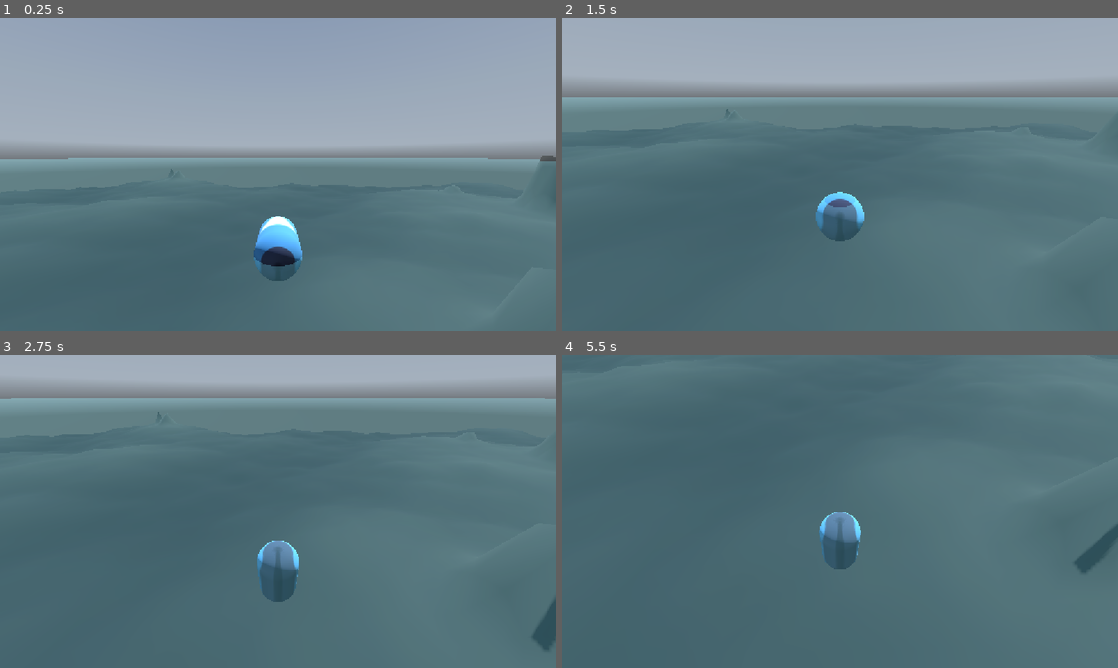
Above: before the commit, frames 1-4 (two rows, left to right).
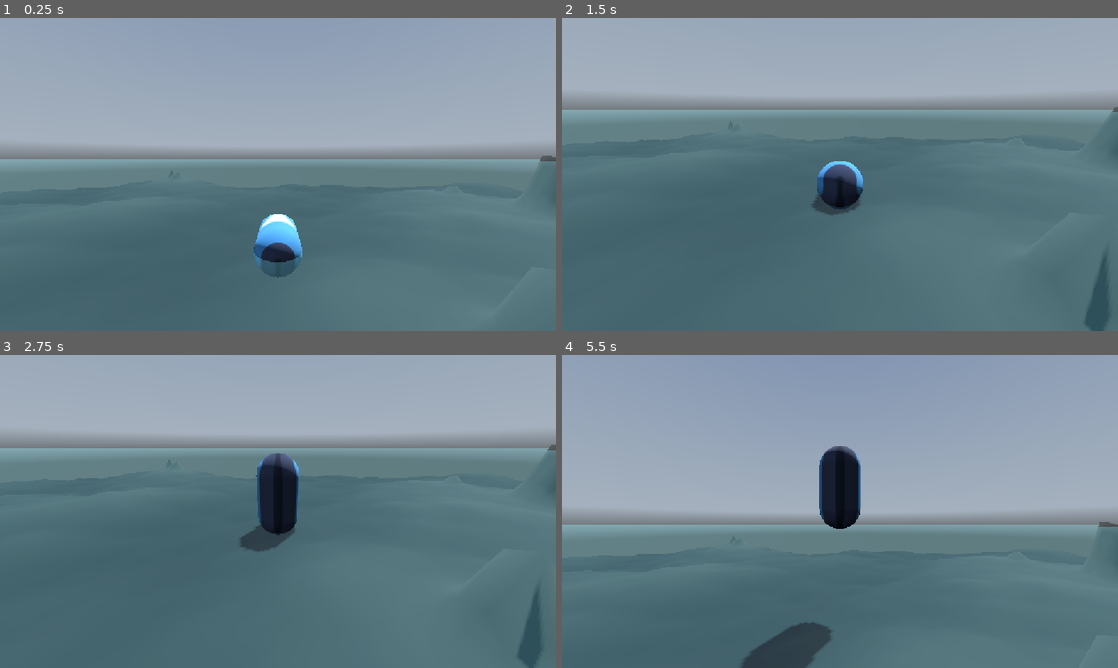
Above: after the commit, the same moments.

Repository: JanWack/untitled_underwater_game
Game: Godot game, scene res://scenes/test_map.tscn
Two runs of this game, one before a commit and one after it. Both use one fixed random seed, a clock stepped at 60 frames per second and the inputs below. The engine's default icon, where the game draws it, is replaced by a stand-in: a white triangle on a blue panel in a dark square. A sky picture missing from this copy of the repository is replaced by a grey-blue gradient.
Inputs (mouse positions are in pixels of both pictures, inside the frame that each line leads up to):
- Up to frame 1 (0.25 s): no input
- Up to frame 2 (1.5 s): move the mouse to (867, 174) at 0.52 s; hold Right mouse button (break) 0.53-1.28 s; hold W (up) from 0.53 s (still down); move the mouse to (812, 174) at 1.27 s; click (812, 174) at 1.35 s
- Up to frame 3 (2.75 s): keep holding W (up); move the mouse to (289, 505) at 2.02 s; hold Right mouse button (break) from 2.03 s (still down)
- Up to frame 4 (5.5 s): keep holding W (up); move the mouse to (834, 517) at 2.77 s; release Right mouse button (break) at 2.78 s; click (834, 517) at 2.85 s; move the mouse to (878, 514) at 3.52 s; hold Right mouse button (break) 3.53-4.28 s; move the mouse to (795, 508) at 4.27 s; click (795, 508) at 4.35 s; move the mouse to (845, 511) at 5.02 s; hold Right mouse button (break) from 5.03 s (still down)

The runs differ from the first frame. In frame 1, 1.0% of the frame differs, in the area x 12-100%, y 44-84%; in frame 2, 8.8%; in frame 3, 26%; in frame 4, 61%, in the area x 0-100%, y 0-100%.

Commit message:
Smoothing

Diff:
--- a/untitled-underwater-game/scenes/follow_cam.tscn
+++ b/untitled-underwater-game/scenes/follow_cam.tscn
@@ -4,3 +4,4 @@
 
 [node name="FollowCam" type="Camera3D" unique_id=2038270964]
 script = ExtResource("1_ig783")
+hight_diff = 1.5
--- a/untitled-underwater-game/scripts/submarine.gd
+++ b/untitled-underwater-game/scripts/submarine.gd
@@ -2,14 +2,21 @@
 class_name Submarine
 
 const SPEED: float = 4.0
-const TURN_SPEED: float = 0.01
+const ACCELERATION: float = 2.0
+const TURN_SPEED: float = 1.0
+const TURN_ACCELERATION: float = 2.0
+
+var forward_speed: float = 0.0
+var turn_velocity: Vector2 = Vector2.ZERO
 
 func _physics_process(delta: float) -> void:
-	var input_dir: Vector2 = Input.get_vector("left", "right", "up", "down") * TURN_SPEED
-	if input_dir:
-		rotate_y(-input_dir.x)
-		rotate_object_local(Vector3.RIGHT, input_dir.y)
-		rotation.x = clamp(rotation.x, deg_to_rad(-85), deg_to_rad(85))
+	var input_dir: Vector2 = Input.get_vector("left", "right", "up", "down")
+	var target_turn: Vector2 = input_dir * TURN_SPEED
+
+	turn_velocity = turn_velocity.lerp(target_turn, TURN_ACCELERATION * delta)
+	rotation.y -= turn_velocity.x * delta
+	rotation.x += turn_velocity.y * delta
+	rotation.x = clamp(rotation.x, deg_to_rad(-85), deg_to_rad(85))
 
 	var velocity_dir: float = 0.0
 	if Input.is_action_pressed("gas"):
@@ -17,9 +24,7 @@
 	if Input.is_action_pressed("break"):
 		velocity_dir -= 1.0
 
-	if velocity_dir != 0.0:
-		velocity = global_transform.basis.z * velocity_dir * SPEED
-	else:
-		velocity = velocity.move_toward(Vector3.ZERO, SPEED * delta)
+	forward_speed = move_toward(forward_speed, velocity_dir * SPEED, ACCELERATION * delta)
+	velocity = -global_transform.basis.z * forward_speed
 
 	move_and_slide()
